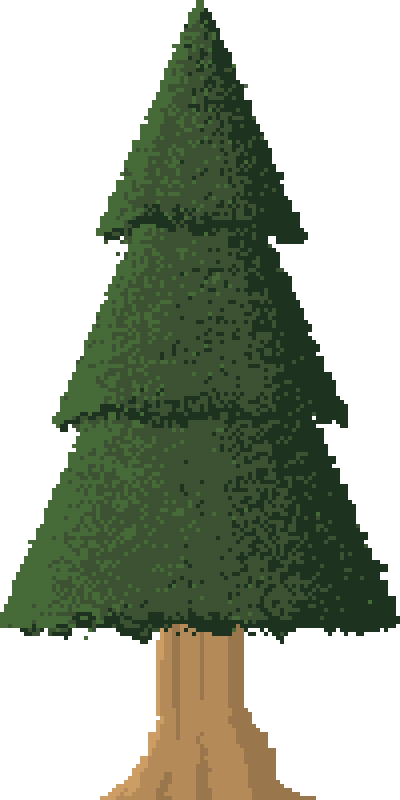
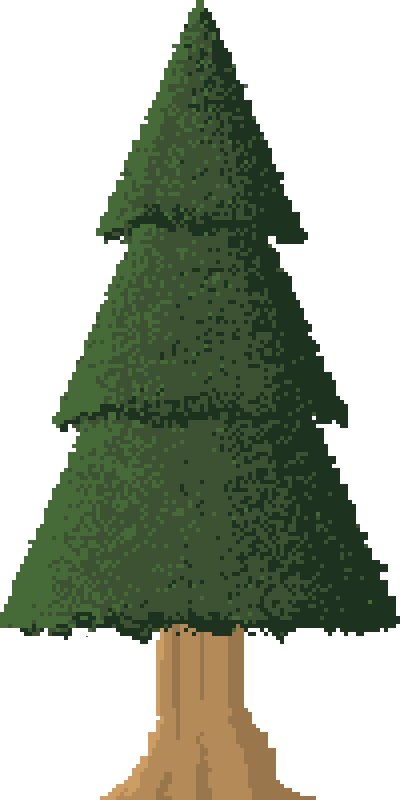
Revision of a layered 400×800 image; what changed, layer by layer:
painted on "Folliage" over [84, 252, 120, 640]
